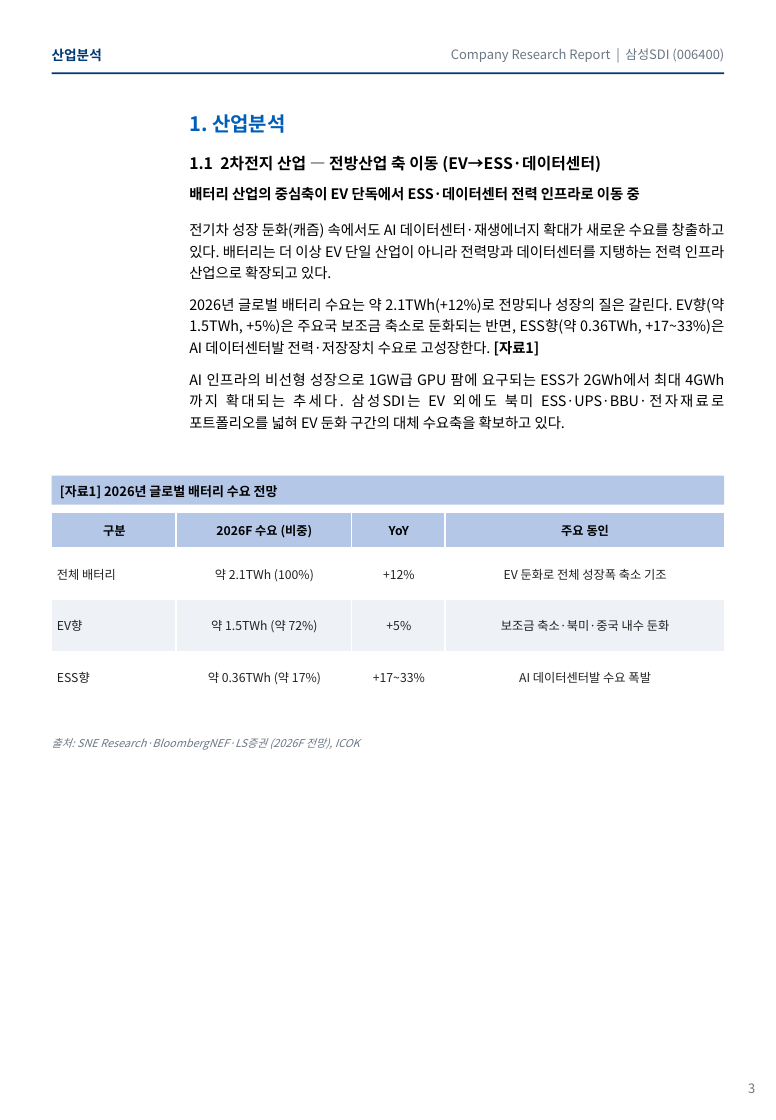
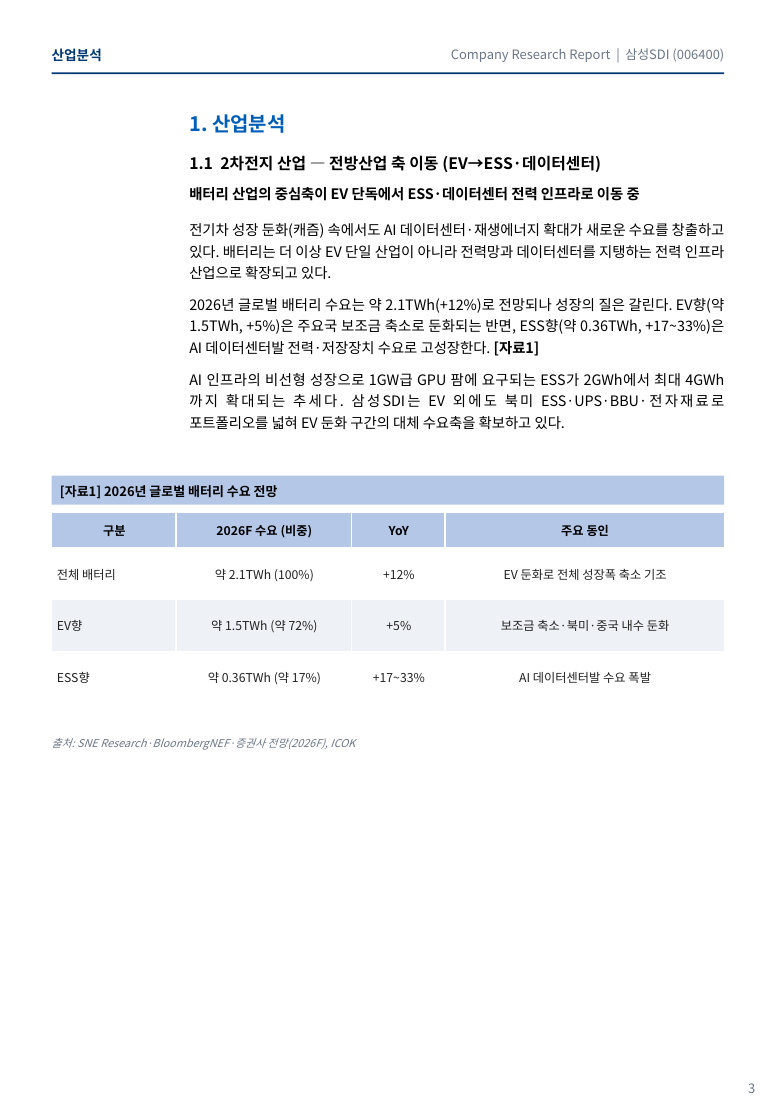
Before and after one commit to ICOKFund/Margin04, a slide deck: slide 3 of ICOK_삼성SDI_006400.pptx. Drawn at 776x1120 pixels with LibreOffice and Linux fonts; fonts in the diff are those of the drawing. Boxes give left, top, right and bottom in pixels: in the first picture for what was removed or moved away, otherwise in the second. Text is boxed around its words. In the diff, an @@ line names an element or a change of style, - is before the commit and + after.

```diff
--- a/ICOK_삼성SDI_006400.pptx
+++ b/ICOK_삼성SDI_006400.pptx
@@ text at box(52, 738, 355, 750): text changed @@
-출처: SNE Research·BloombergNEF·LS증권 (2026F 전망), ICOK
+출처: SNE Research·BloombergNEF·증권사 전망(2026F), ICOK
```
Also in this commit, not shown: 7 other slides changed, 1 other file.
